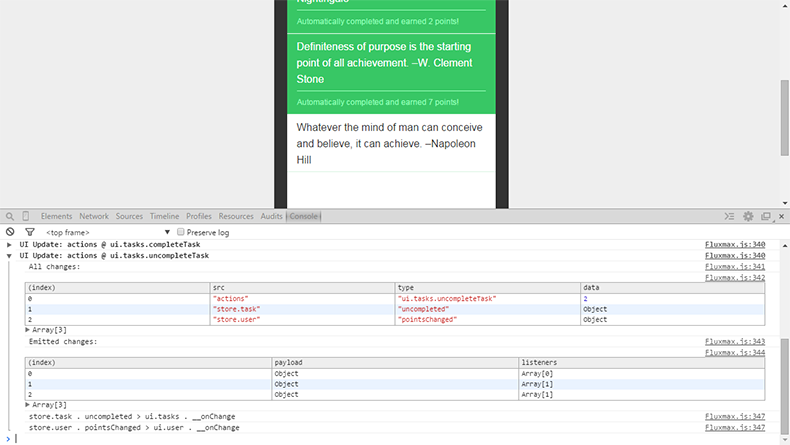
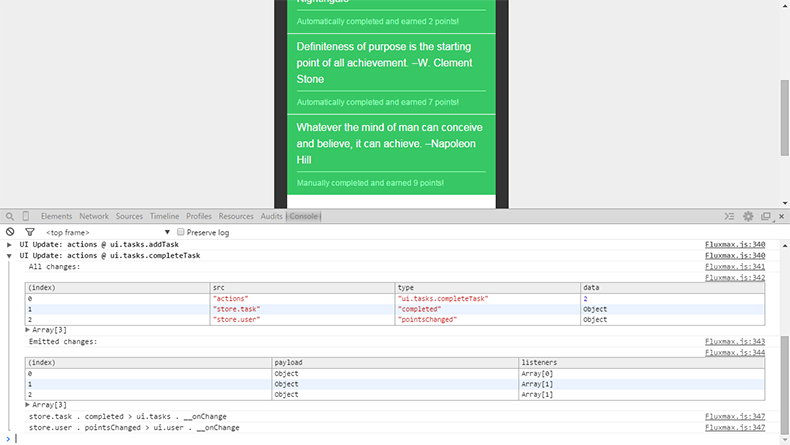
Revision of a layered 790 x 445 image; what changed, layer by layer:
hid "Layer 9" over 85, 113, 790, 422
showed "Layer 8" over 85, 113, 790, 422
